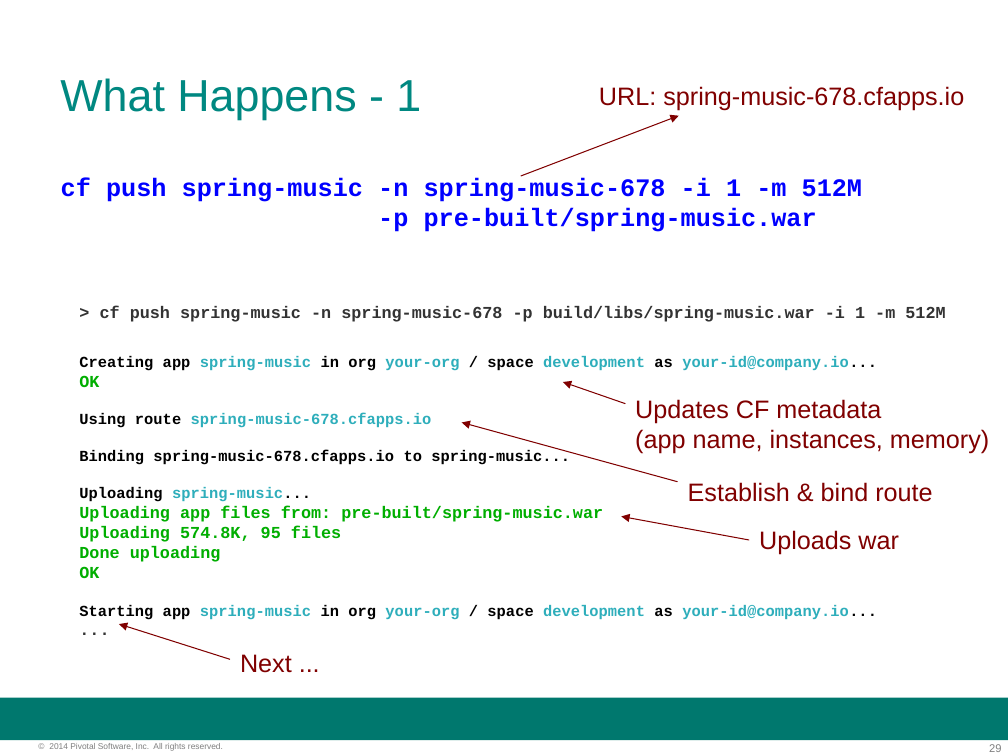
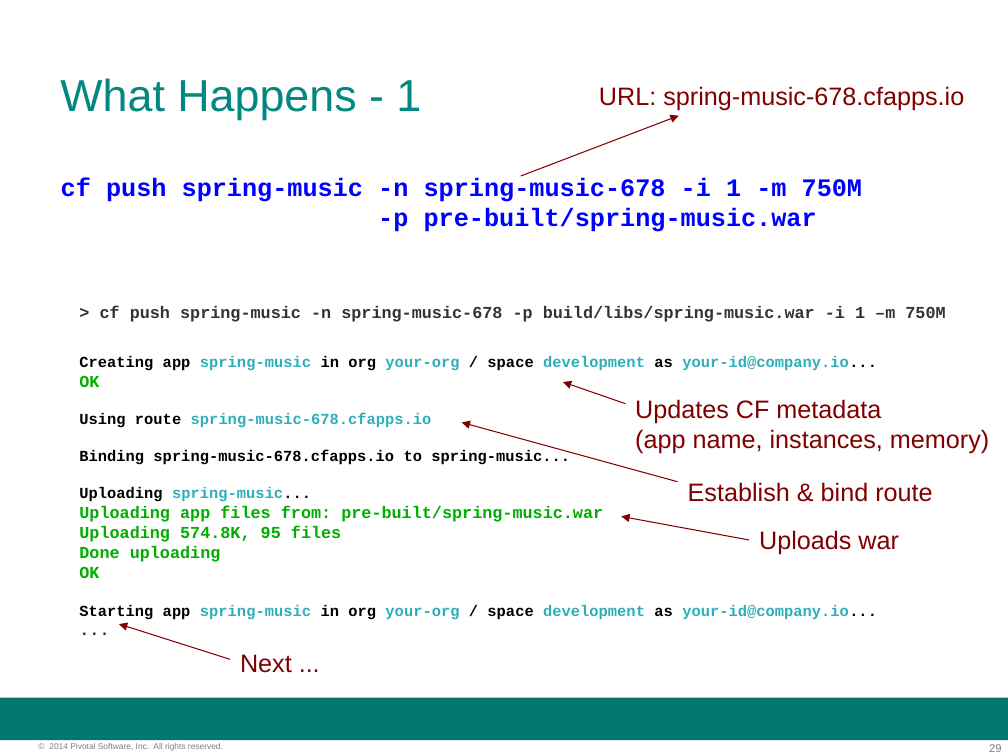
Before and after one commit to ptothpal/cf-developer-resources, a slide deck: slide 29 of slides/02-getting-started-cli.ppt. Drawn at 1008x756 pixels with LibreOffice and Linux fonts; fonts in the diff are those of the drawing; background and template pictures are left out. Boxes give left, top, right and bottom in pixels: in the first picture for what was removed or moved away, otherwise in the second. Text is boxed around its words. In the diff, an @@ line names an element or a change of style, - is before the commit and + after.

```diff
--- a/slides/02-getting-started-cli.ppt
+++ b/slides/02-getting-started-cli.ppt
@@ text at [61,177,862,202]: text changed @@
-cf push spring-music -n spring-music-678 -i 1 -m 512M
+cf push spring-music -n spring-music-678 -i 1 -m 750M
@@ text at [100,305,945,322]: text changed @@
-> cf push spring-music -n spring-music-678 -p build/libs/spring-music.war -i 1 -m 512M
+> cf push spring-music -n spring-music-678 -p build/libs/spring-music.war -i 1 –m 750M
```
Also in this commit, not shown: 5 other slides changed, 1 slide added, 2 other files.
